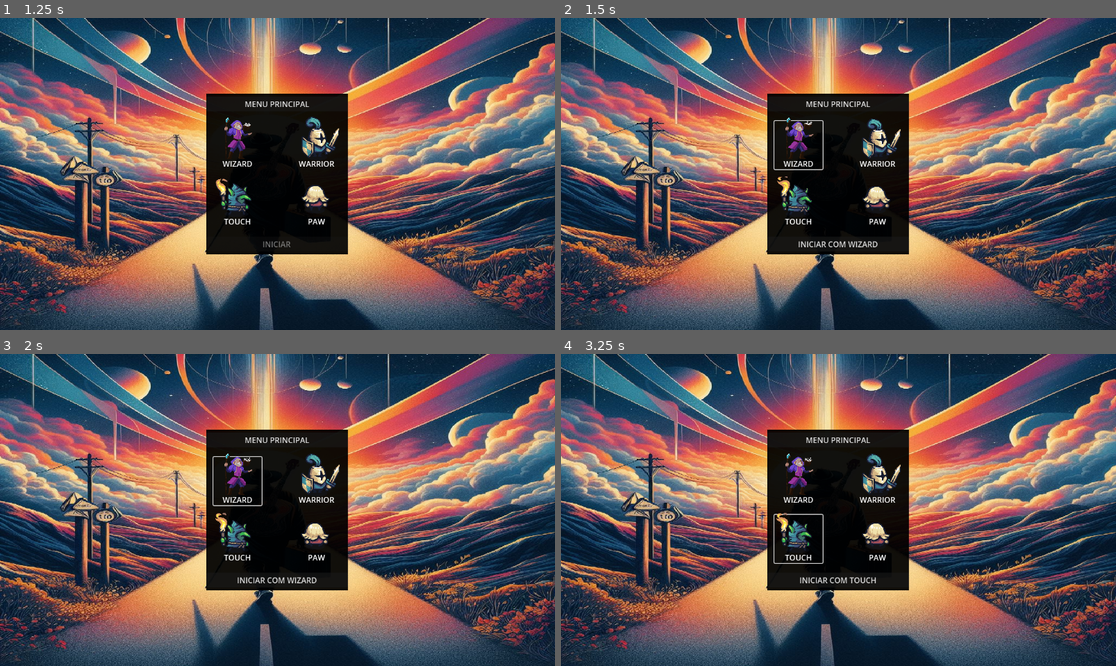
Above: before the commit, frames 1-4 (two rows, left to right).
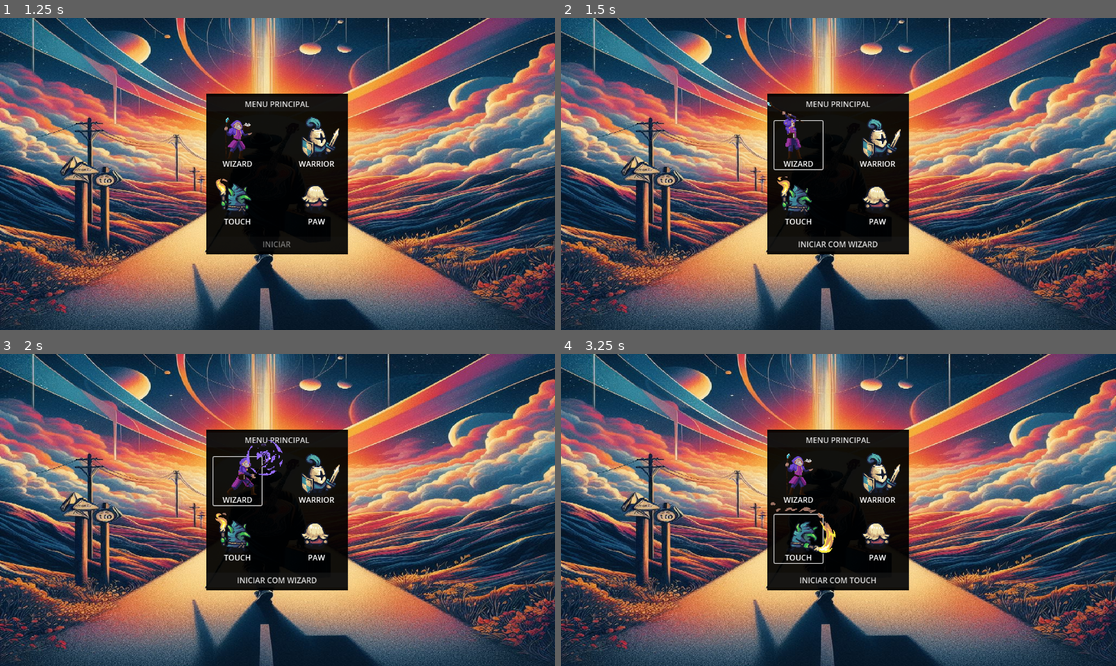
Above: after the commit, the same moments.

Repository: keykk/SwordsAndWizard
Game: Godot game, scene res://menu/title_screen.tscn
Two runs of this game, one before a commit and one after it. Both use one fixed random seed, a clock stepped at 60 frames per second and the inputs below.
Inputs:
- Up to frame 1 (1.25 s): click "NOVO JOGO" at 0.5 s
- Up to frame 2 (1.5 s): click "WIZARD" at 1.25 s
- Up to frame 3 (2 s): no input
- Up to frame 4 (3.25 s): click "WARRIOR" at 2 s; click "TOUCH" at 2.75 s

Frame 1 is identical in both runs. In frame 2, 0.4% of the frame differs, in the area x 37-46%, y 26-46%; in frame 3, 0.6%; in frame 4, 1.1%, in the area x 37-62%, y 31-65%.

Commit message:
Animação na tela de personagens

Diff:
--- a/menu/selecionar_personagem.gd
+++ b/menu/selecionar_personagem.gd
@@ -5,6 +5,21 @@
 @onready var pawn_red = $MarginContainer/VBoxContainer/HBoxContainer3/paw_btn/PawnRed
 @onready var btn_start = $MarginContainer/VBoxContainer/VBoxContainer2/btn_start
 
+var wizard_cd: float = 0.0
+var is_wizard = false
+var wizard_sprite: AnimatedSprite2D
+
+var warrior_cd: float = 0.0
+var is_warrior = false
+var warrior_sprite: AnimationPlayer
+
+var touch_cd: float = 0.0
+var is_touch = false
+var touch_sprite: AnimationPlayer
+
+var paw_cd: float = 0.0
+var is_paw = false
+var paw_sprite: AnimationPlayer
 
 func _ready():
 	wizard.get_node("HealthProgressBar").visible = false
@@ -12,7 +27,52 @@
 	touch_blue.get_node("HealthProgressBar").visible = false
 	pawn_red.get_node("HealthProgressBar").visible = false
 	btn_start.disabled = true
+	wizard_sprite = wizard.get_node("AnimatedSprite2D")
+	warrior_sprite = warrior_blue.get_node("AnimationPlayer")
+	touch_sprite = touch_blue.get_node("AnimationPlayer")
+	paw_sprite = pawn_red.get_node("AnimationPlayer")
 
+func _process(delta: float):
+	wizard_animation_cd(delta)
+	warrior_animation_cd(delta)
+	touch_animation_cd(delta)
+	paw_animation_cd(delta)
+
+func wizard_animation_cd(delta: float) -> void:
+	if is_wizard:
+		wizard_cd -= delta # 0.6 - 0.016    0.584
+
+	# Atualizar cooldown do attack
+		if wizard_cd <= 0.0:
+			is_wizard = false
+			wizard_sprite.play("idle")
+
+func warrior_animation_cd(delta: float) -> void:
+	if is_warrior:
+		warrior_cd -= delta # 0.6 - 0.016    0.584
+
+	# Atualizar cooldown do attack
+		if warrior_cd <= 0.0:
+			is_warrior = false
+			warrior_sprite.play("idle")
+
+func touch_animation_cd(delta: float) -> void:
+	if is_touch:
+		touch_cd -= delta # 0.6 - 0.016    0.584
+
+	# Atualizar cooldown do attack
+		if touch_cd <= 0.0:
+			is_touch = false
+			touch_sprite.play("idle")
+
+func paw_animation_cd(delta: float) -> void:
+	if is_paw:
+		paw_cd -= delta # 0.6 - 0.016    0.584
+
+	# Atualizar cooldown do attack
+		if paw_cd <= 0.0:
+			is_paw = false
+			paw_sprite.play("idle")
 
 func _on_btn_inicio_pressed():
 	get_tree().change_scene_to_file("res://menu/title_screen.tscn")
@@ -22,6 +82,11 @@
 func _on_wizard_btn_pressed():
 	btn_start.text = "INICIAR COM WIZARD"
 	btn_start.disabled = false
+
+	if !is_wizard:
+		wizard_sprite.play("ataque")
+		wizard_cd = 0.75
+		is_wizard = true
 	GameManager.Player = preload("res://player/wizard.tscn")
 	pass # Replace with function body.
 
@@ -29,6 +94,12 @@
 func _on_warrior_btn_pressed():
 	btn_start.text = "INICIAR COM WARRIOR"
 	btn_start.disabled = false
+
+	if !is_warrior:
+		warrior_sprite.play("ataque")
+		warrior_cd = 0.6
+		is_warrior = true
+
 	GameManager.Player = preload("res://player/warrior_blue.tscn")
 	pass # Replace with function body.
 
@@ -36,6 +107,12 @@
 func _on_touch_btn_pressed():
 	btn_start.text = "INICIAR COM TOUCH"
 	btn_start.disabled = false
+
+	if !is_touch:
+		touch_sprite.play("ataque")
+		touch_cd = 0.6
+		is_touch = true
+
 	GameManager.Player = preload("res://player/touch_blue.tscn")
 	pass # Replace with function body.
 
@@ -43,6 +120,12 @@
 func _on_paw_btn_pressed():
 	btn_start.text = "INICIAR COM PAW"
 	btn_start.disabled = false
+
+	if !is_paw:
+		paw_sprite.play("ataque")
+		paw_cd = 0.6
+		is_paw = true
+
 	GameManager.Player = preload("res://player/pawn_red.tscn")
 	pass # Replace with function body.
 
--- a/player/pawn_red.tscn
+++ b/player/pawn_red.tscn
@@ -5,9 +5,9 @@
 
 [node name="PawnRed" groups=["player"] instance=ExtResource("1_1tv5b")]
 script = ExtResource("2_r5fj2")
-speed = 3.0
-ataque_1 = 40
-ataque_2 = 60
+speed = 4.0
+ataque_1 = 80
+ataque_2 = 100
 health = 200
 max_health = 200
 death_prefab = null
--- a/player/touch_blue.tscn
+++ b/player/touch_blue.tscn
@@ -6,8 +6,8 @@
 [node name="TouchBlue" groups=["player"] instance=ExtResource("1_43ekh")]
 script = ExtResource("2_xgey4")
 speed = 3.0
-ataque_1 = 40
-ataque_2 = 60
+ataque_1 = 100
+ataque_2 = 110
 health = 200
 max_health = 200
 death_prefab = null
--- a/player/warrior_blue.tscn
+++ b/player/warrior_blue.tscn
@@ -5,9 +5,9 @@
 
 [node name="WarriorBlue" groups=["player"] instance=ExtResource("1_te258")]
 script = ExtResource("2_ypfv2")
-speed = 3.0
-ataque_1 = 60
-ataque_2 = 40
+speed = 5.0
+ataque_1 = 70
+ataque_2 = 90
 health = 200
 max_health = 200
 death_prefab = null
